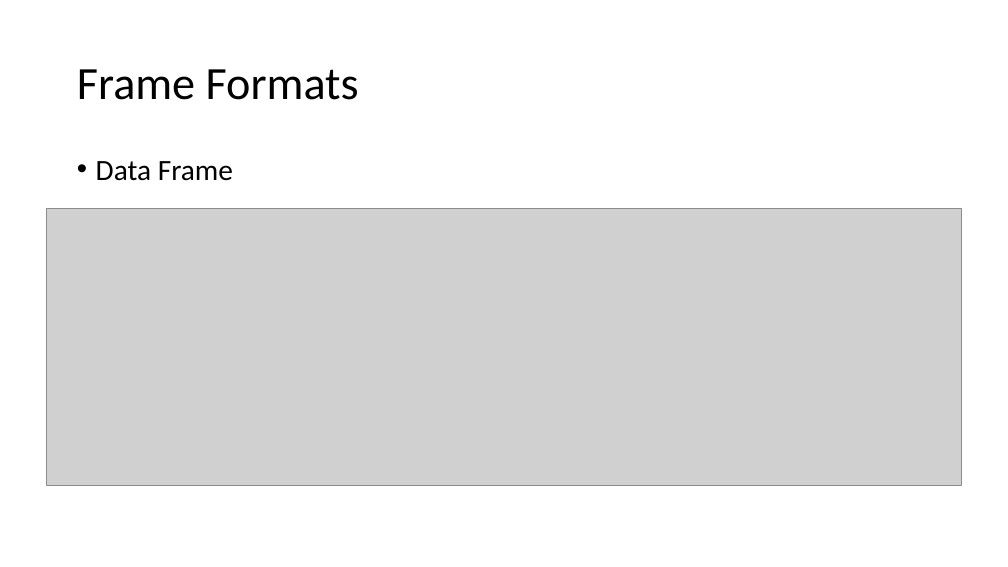
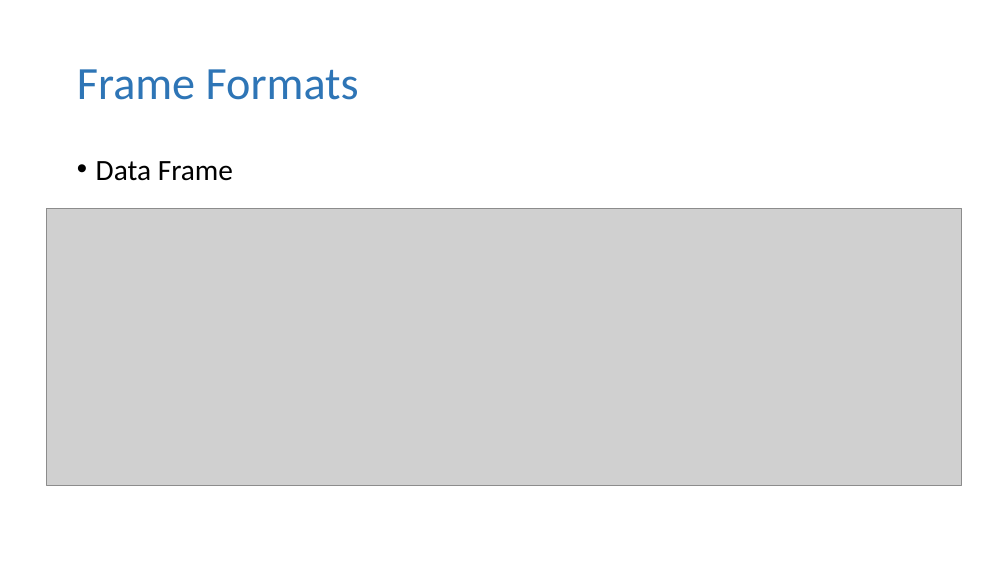
Before and after one commit to mafzzz/can-controller, a slide deck: slide 13 of Docs/Final Project Presenatation.pptx (slide 12 before the commit). Drawn at 1008x567 pixels with LibreOffice and Linux fonts; fonts in the diff are those of the drawing; grey boxes stand for pictures. Boxes give left, top, right and bottom in pixels: in the first picture for what was removed or moved away, otherwise in the second. Text is boxed around its words. In the diff, an @@ line names an element or a change of style, - is before the commit and + after.

```diff
--- a/Docs/Final Project Presenatation.pptx
+++ b/Docs/Final Project Presenatation.pptx
@@ title "Frame Formats" at (x1=77, y1=69, x2=359, y2=100): text colour #000000 to #2E75B6 @@
```
Also in this commit, not shown: 11 other slides changed, 24 slides added, 1 slide removed.
